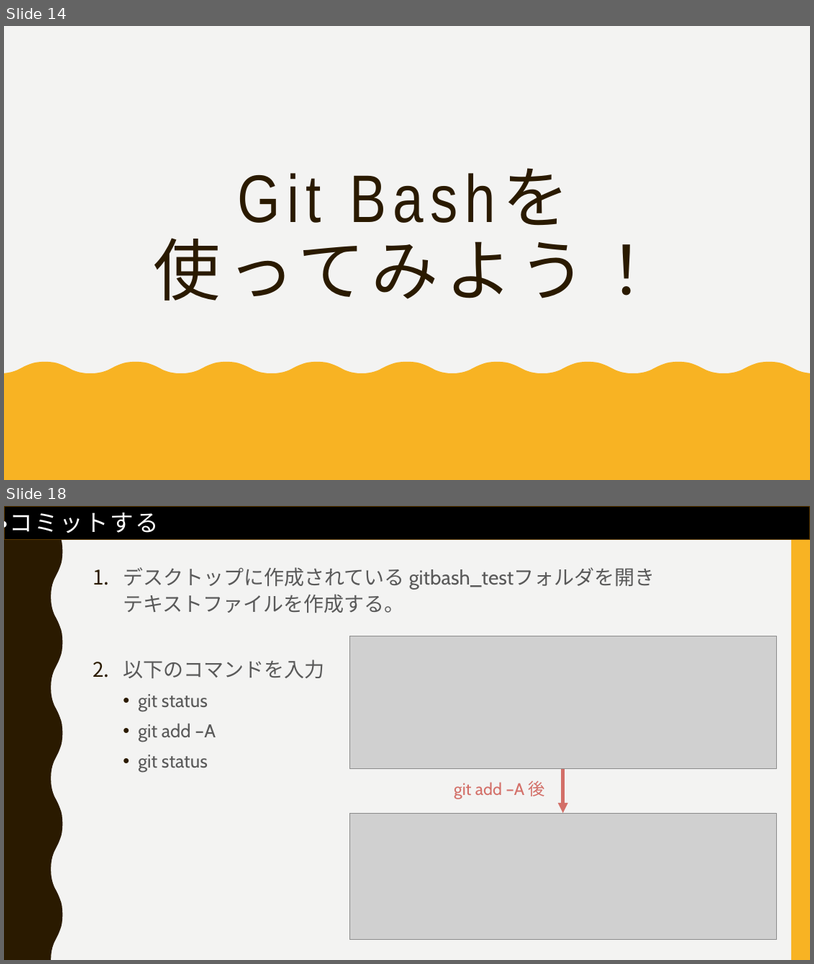
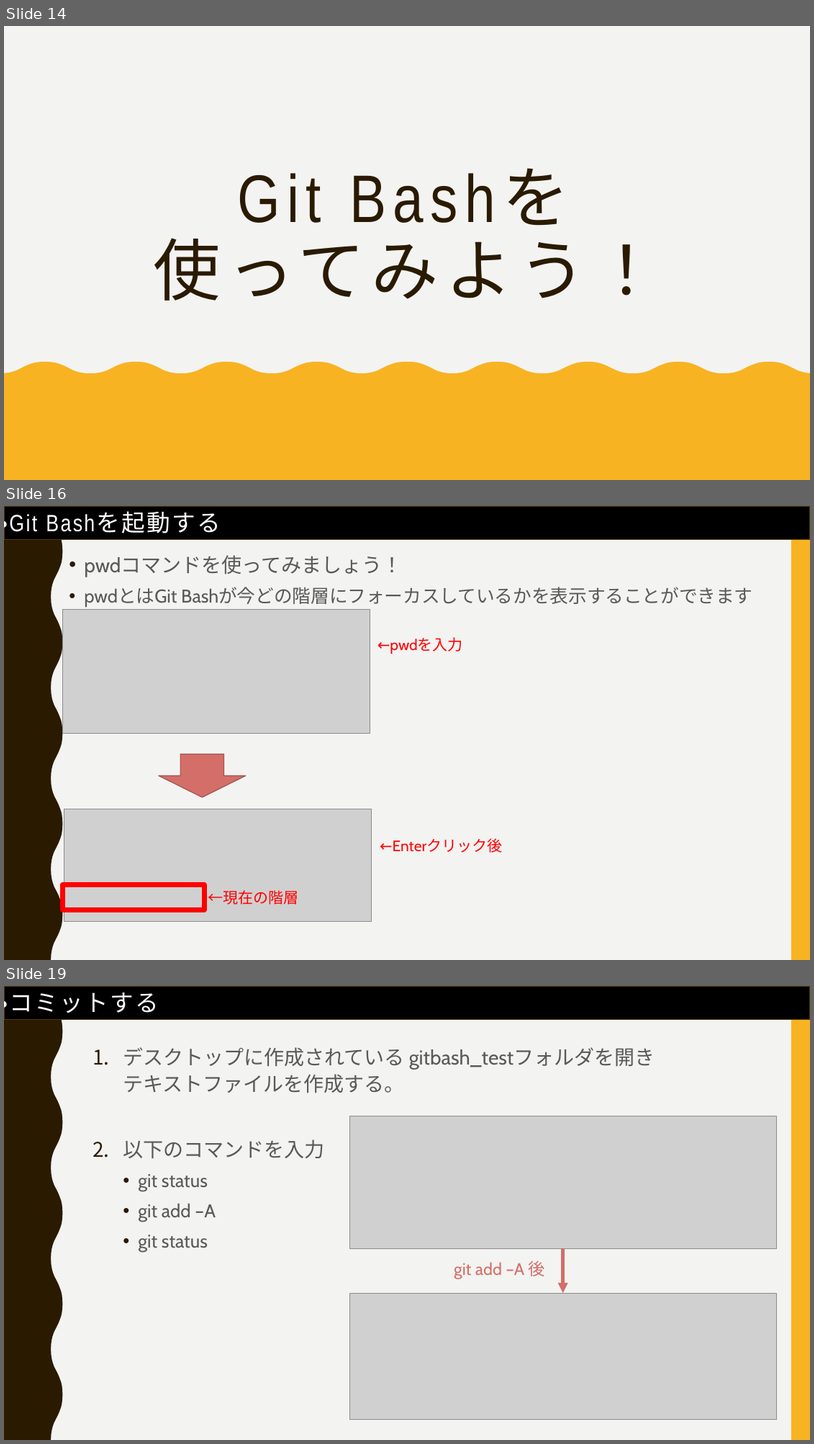
Before and after one commit to FIY24554/git_test, a slide deck: gitについて_cdコマンド.pptx. Shown one above the other, each under a label of ours: slides 14 and 18 before the commit, slides 14, 16 and 19 after it; the slides between them are not shown. The pictures are 814x964 and 814x1444 pixels, drawn with LibreOffice and Linux fonts; fonts in the diff are those of the drawing; grey boxes stand for pictures. Boxes give left, top, right and bottom in pixels: in the first picture for what was removed or moved away, otherwise in the second. Text is boxed around its words. In the diff, an @@ line names an element or a change of style, - is before the commit and + after.

```diff
--- a/gitについて_cdコマンド.pptx
+++ b/gitについて_cdコマンド.pptx
@@ slide 16 added at bbox=[4, 506, 810, 960], background #F3F3F2; not listed: 2 template elements that a slide beside it also shows @@
@@ rectangle added at bbox=[4, 506, 810, 539], fill #000000, outline #593700 1 pt @@
@@ text added at bbox=[4, 507, 221, 538], 28 pt, text #FFFFFF @@
+・Git Bashを起動する
@@ text added at bbox=[84, 555, 753, 607], 22 pt, text #595959 @@
+• pwdコマンドを使ってみましょう！
+• pwdとはGit Bashが今どの階層にフォーカスしているかを表示することができます
@@ picture added at bbox=[63, 610, 370, 733] @@
@@ text added at bbox=[378, 638, 463, 654], 18 pt, text #FF0000 @@
+←pwdを入力
@@ down arrow added at bbox=[159, 754, 246, 797], fill #D36F68, outline #9C524D 1 pt @@
@@ picture added at bbox=[64, 809, 372, 921] @@
@@ text added at bbox=[380, 839, 502, 852], 18 pt, text #FF0000 @@
+←Enterクリック後
@@ rectangle added at bbox=[63, 885, 205, 909], outline #FF0000 6 pt @@
@@ text added at bbox=[208, 890, 299, 904], 18 pt, text #FF0000 @@
+←現在の階層
@@ what was slide 18 is now slide 19 @@
```
Also in this commit, not shown: 2 slides changed, 1 other slide added, 1 slide removed.
